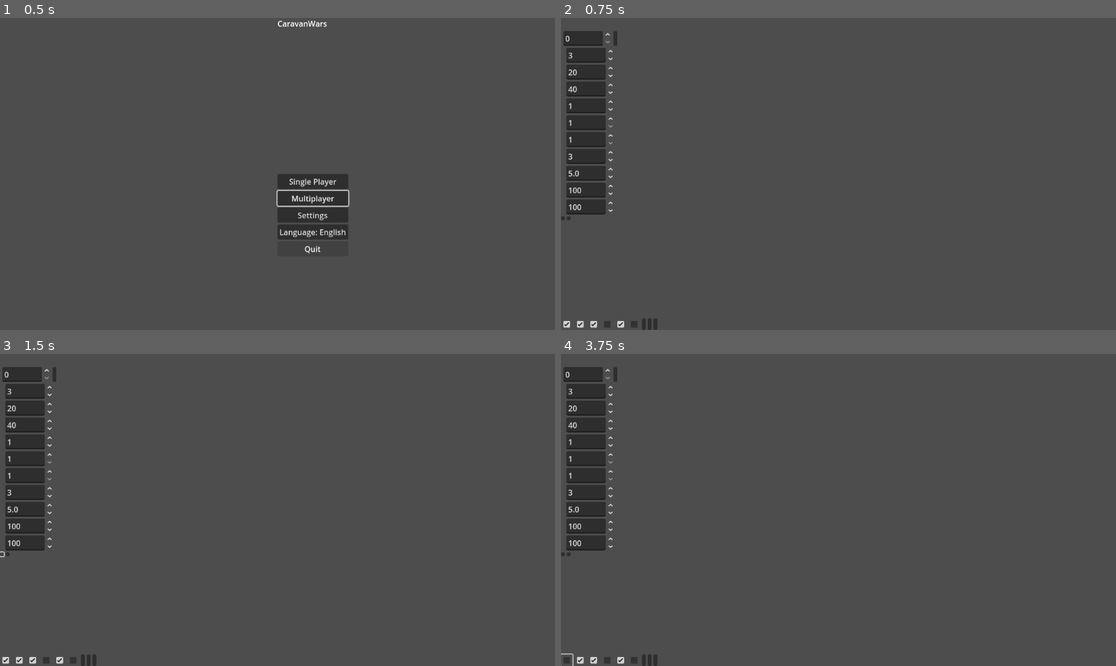
Above: before the commit, frames 1-4 (two rows, left to right).
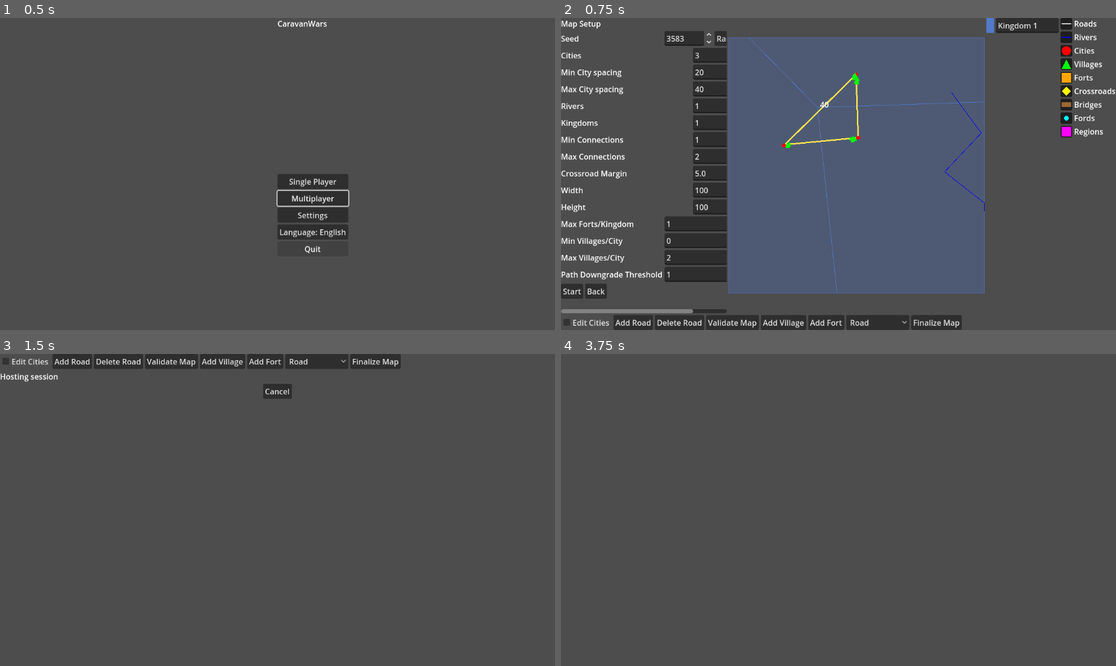
Above: after the commit, the same moments.

Repository: sepa79/CaravanWars
Game: Godot game, scene res://scenes/Main.tscn
Same seed, same stepped clock (60 frames per second), same inputs: the game is played once before the commit and once after it.
Inputs (mouse positions are in pixels of both pictures, inside the frame that each line leads up to; where the layout moved, square brackets give the same spot in the first picture):
- Up to frame 1 (0.5 s): no input
- Up to frame 2 (0.75 s): click "Single Player" at 0.5 s
- Up to frame 3 (1.5 s): click (11, 628) [0, 553] at 1.25 s
- Up to frame 4 (3.75 s): click (561, 553) at 2.02 s; click (616, 375) at 2.77 s; click (566, 659) at 3.52 s

Frame 1 is identical in both runs. In frame 2, 53% of the frame differs, in the area x 0-100%, y 0-100%; in frame 3, 6.9%; in frame 4, 4.0%.
Error before the commit: Parse Error: Could not preload resource script "res://map/RoadNetwork.gd". (res://ui/MapSetupScreen.gd:5)

Commit message:
fix: use typed constants for organic village radii

Diff:
--- a/game/map/RoadNetwork.gd
+++ b/game/map/RoadNetwork.gd
@@ -251,9 +251,9 @@
     var edges: Dictionary = roads.get("edges", {})
     var next_node_id: int = roads.get("next_node_id", 1)
     var next_edge_id: int = roads.get("next_edge_id", 1)
-    const float RMIN := 0.8
-    const float RPEAK := 2.2
-    const float RMAX := 4.0
+    const RMIN: float = 0.8
+    const RPEAK: float = 2.2
+    const RMAX: float = 4.0
     for cid in nodes.keys():
         var city: MapNode = nodes[cid]
         if city.type != MapNodeModule.TYPE_CITY:
--- a/game/project.godot
+++ b/game/project.godot
@@ -11,7 +11,7 @@
 [application]
 
 config/name="CaravanWars"
-config/version="0.1.46"
+config/version="0.1.47"
 run/main_scene="res://scenes/Main.tscn"
 config/features=PackedStringArray("4.4")
 
Not shown, changed: CHANGELOG.md
Not shown, changed: VERSION
